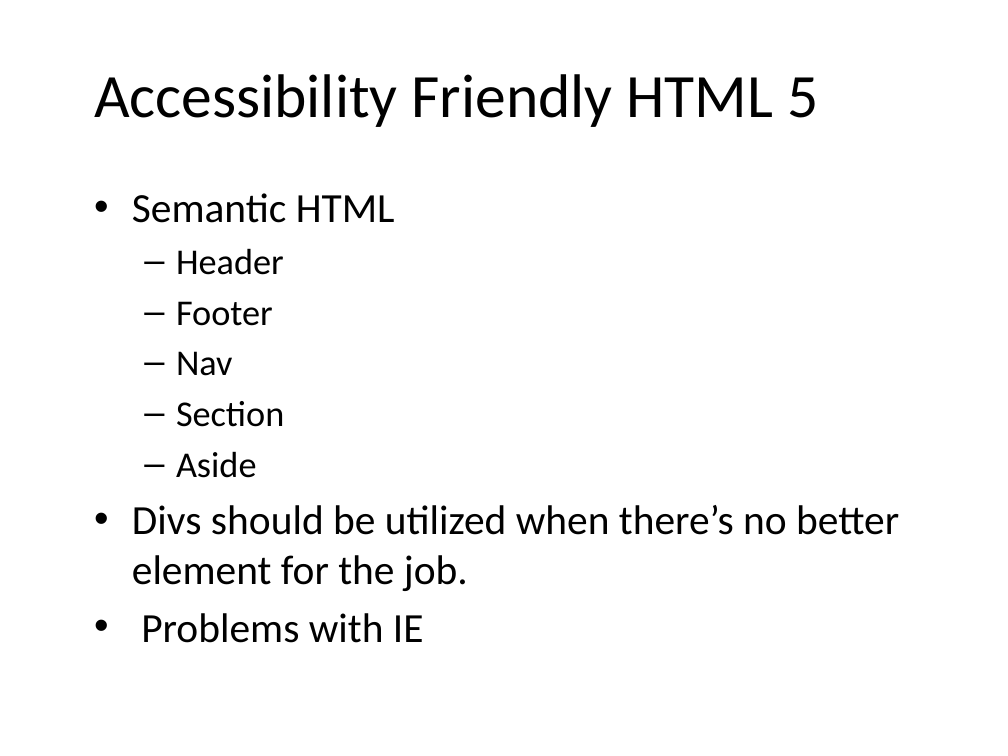
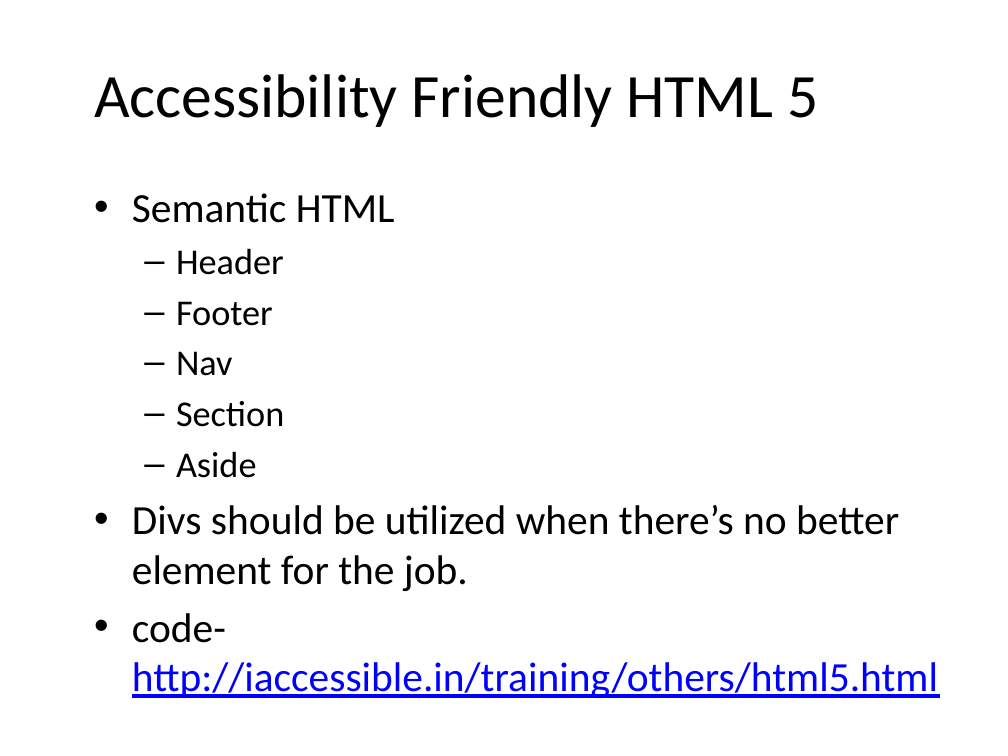
Before and after one commit to punchouty/accessibility, a slide deck: slide 27 of ppt/aria.pptx (slide 22 before the commit). Drawn at 1008x756 pixels with LibreOffice and Linux fonts; fonts in the diff are those of the drawing; background and template pictures are left out. Boxes give left, top, right and bottom in pixels: in the first picture for what was removed or moved away, otherwise in the second. Text is boxed around its words. In the diff, an @@ line names an element or a change of style, - is before the commit and + after.

Commit message:
Final version  for training on 19-20 nov

```diff
--- a/ppt/aria.pptx
+++ b/ppt/aria.pptx
@@ text at (132,613,938,698): text changed; text colour #000000 to #0000FF @@
-• Problems with IE
+• code- http://iaccessible.in/training/others/html5.html
```
Also in this commit, not shown: 13 other slides changed, 9 slides added, 2 slides removed, 10 other files.
